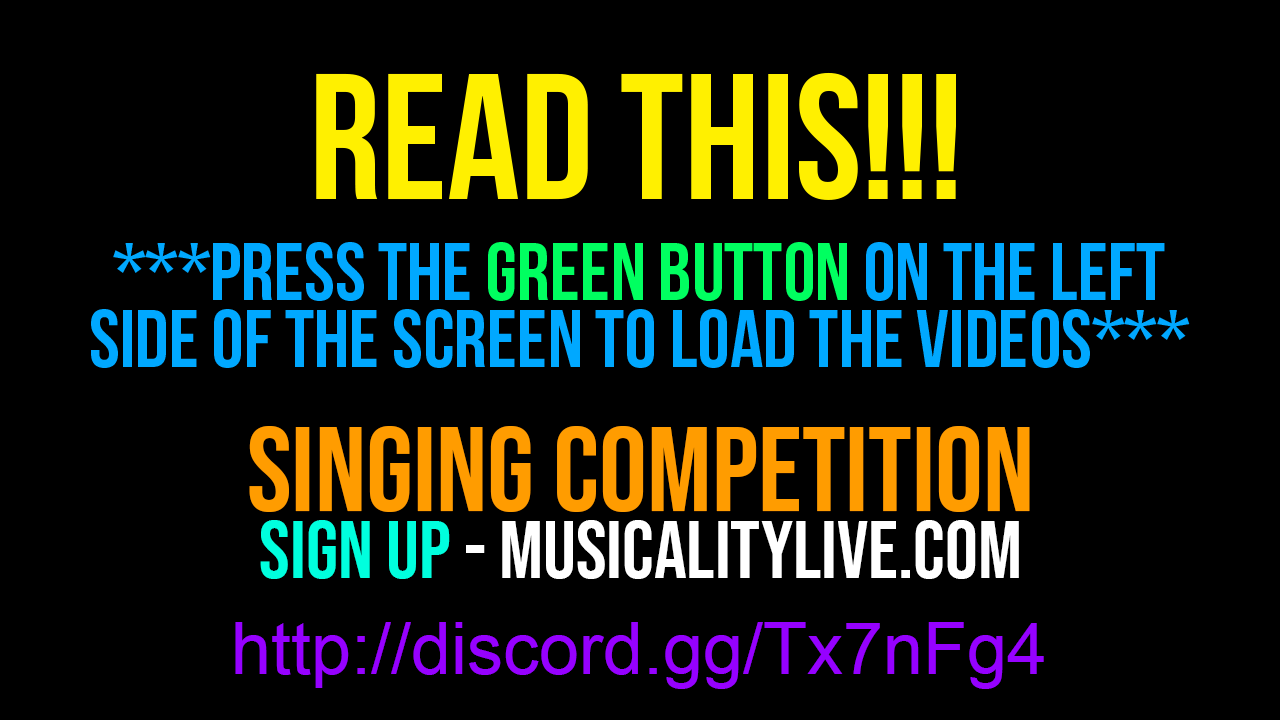
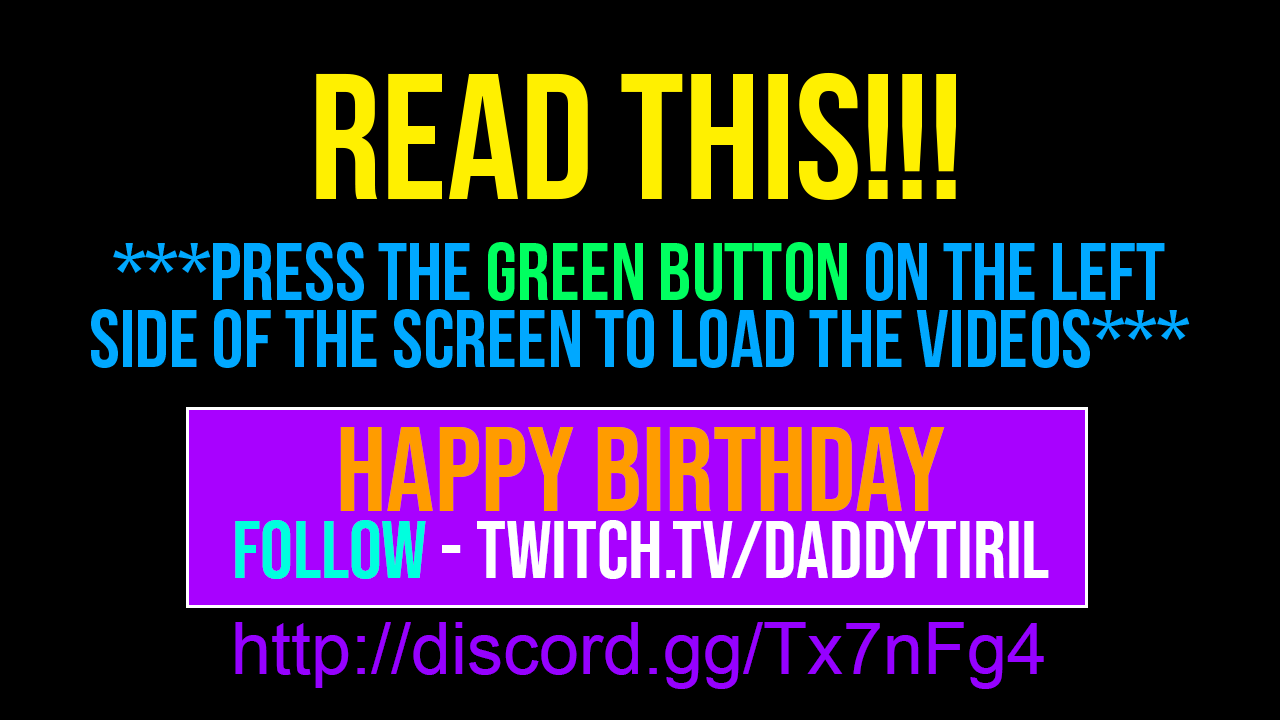
Layer changes from the first 1280 × 720 image to the second:
renamed "SINGING COMPETITION sign up - musicalitylive.com" to "HAPPY BIRTHDAY FOLLOW - twitch.tv/daddytiril", painted on it over [235, 426, 1049, 579]
added layer "Rectangle 1" above "Layer 1" over [186, 407, 1088, 608]
